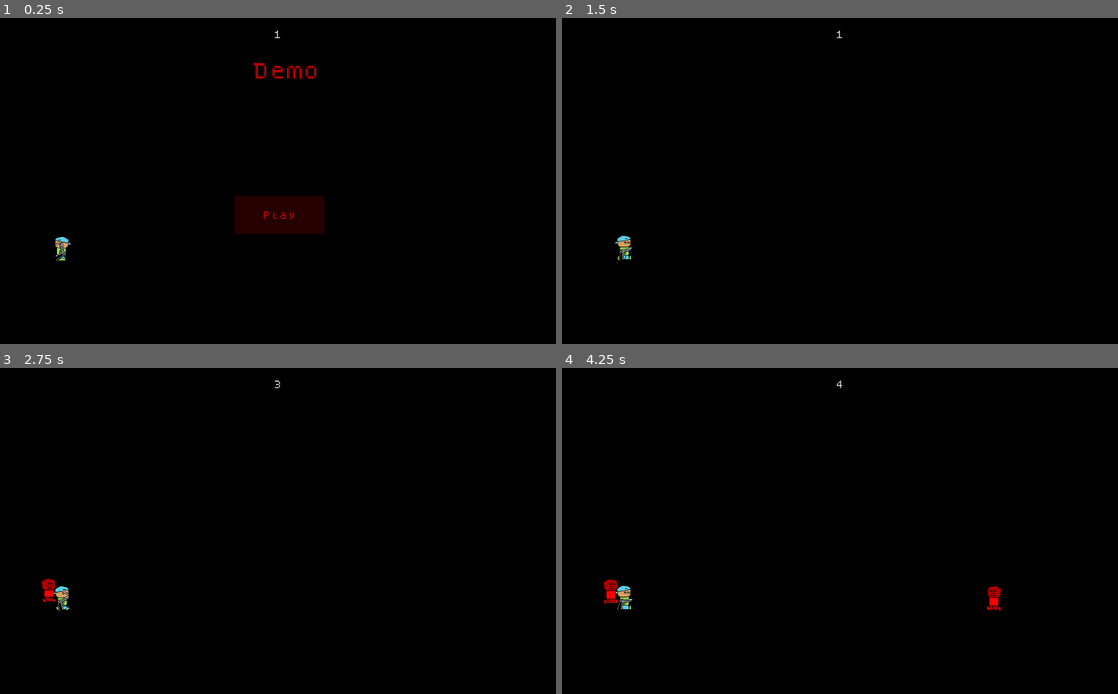
Above: before the commit, frames 1-4 (two rows, left to right).
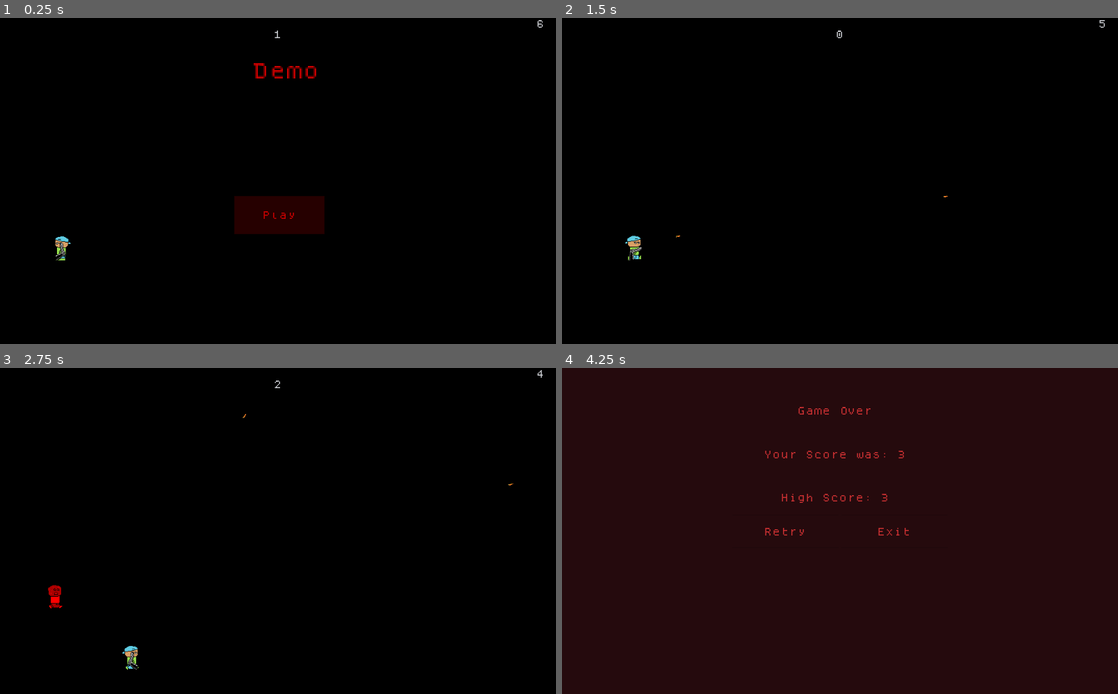
Above: after the commit, the same moments.

Repository: Godot-India-Community/Tutorials
Game: Godot game, scene res://World.tscn
The game is run twice, just before and just after one commit, with the same random seed, the same clock (stepped at 60 frames per second) and the same inputs.
Inputs (mouse positions are in pixels of both pictures, inside the frame that each line leads up to):
- Up to frame 1 (0.25 s): no input
- Up to frame 2 (1.5 s): click "Play" at 0.5 s; tap Enter at 1.25 s; move the mouse to (962, 164) at 1.27 s; hold Right (ui_right) from 1.28 s (still down); click (962, 164) at 1.35 s
- Up to frame 3 (2.75 s): move the mouse to (166, 547) at 2.02 s; release Right (ui_right) at 2.03 s; hold Down (ui_down) from 2.03 s (still down); click (166, 547) at 2.1 s
- Up to frame 4 (4.25 s): move the mouse to (895, 459) at 2.77 s; release Down (ui_down) at 2.78 s; hold Right (ui_right) 2.78-3.53 s; click (895, 459) at 2.85 s; move the mouse to (812, 596) at 3.52 s; hold Up (ui_up) from 3.53 s (still down); click (812, 596) at 3.6 s

The runs differ from the first frame. In frame 1, less than 0.1% of the frame differs, in the area x 9-98%, y 0-74%; in frame 2, 0.3%; in frame 3, 0.5%; in frame 4, 100%, in the area x 0-100%, y 0-100%.
Error before the commit: Parse Error: The identifier "g" isn't declared in the current scope. (res://bean/bean.gd:51)

Commit message:
Daily backup Sun, Nov  8, 2020  1:22:46 PM

Diff:
--- a/Save and Load/bean/bean.gd
+++ b/Save and Load/bean/bean.gd
@@ -46,7 +46,10 @@
 	hide()
 	$CollisionShape2D.disabled = true
 	# high score code here
+	if p.survived_time > s.save_dict["high_score"]:
+		s.save_dict["high_score"] = p.survived_time
+		s.save_data()
 
 	p.get_node("HUD/GameOver/V/MaxScoreLabel").text = "Your Score was: " + str(p.survived_time)
-	p.get_node("HUD/GameOver/V/HighScoreLabel").text = "High Score is: " + str(g.save_dict["high_score"])
+	p.get_node("HUD/GameOver/V/HighScoreLabel").text = "High Score: " + str(s.save_dict["high_score"])
 	p.get_node("AnimationPlayer").play("game_over")
--- a/Save and Load/project.godot
+++ b/Save and Load/project.godot
@@ -19,6 +19,10 @@
 run/main_scene="res://World.tscn"
 boot_splash/bg_color=Color( 0, 0, 0, 1 )
 config/icon="res://icon.png"
+
+[autoload]
+
+s="*res://save.gd"
 
 [display]
 
--- /dev/null
+++ b/Save and Load/save.gd
@@ -0,0 +1,30 @@
+extends Node
+
+var SAVFILE = "user://save_file.sav"
+
+var save_dict = {
+	"high_score": 0
+}
+
+var password = ""
+
+func _ready():
+	password = OS.get_unique_id()
+	if password == "":
+		password = "aihhiadiafioaodapodaojpdoj"
+	load_data()
+
+func save_data():
+	var save_file = File.new()
+	save_file.open_encrypted_with_pass(SAVFILE, File.WRITE, password)
+	save_file.store_line(to_json(save_dict))
+	save_file.close()
+	load_data()
+
+func load_data():
+	var save_file = File.new()
+	if not save_file.file_exists(SAVFILE):
+		save_data()
+	save_file.open_encrypted_with_pass(SAVFILE, File.READ, password)
+	save_dict = parse_json(save_file.get_line())
+	save_file.close()
